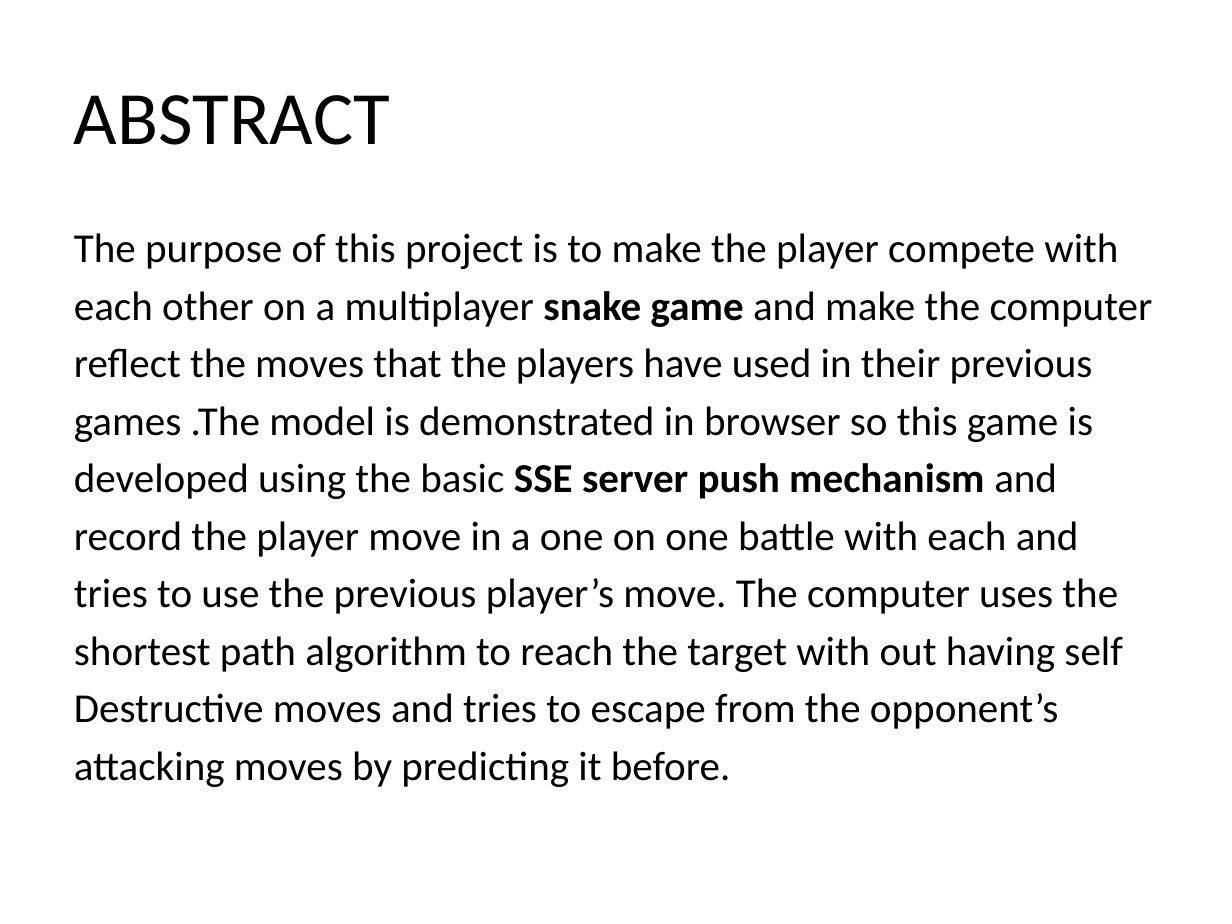
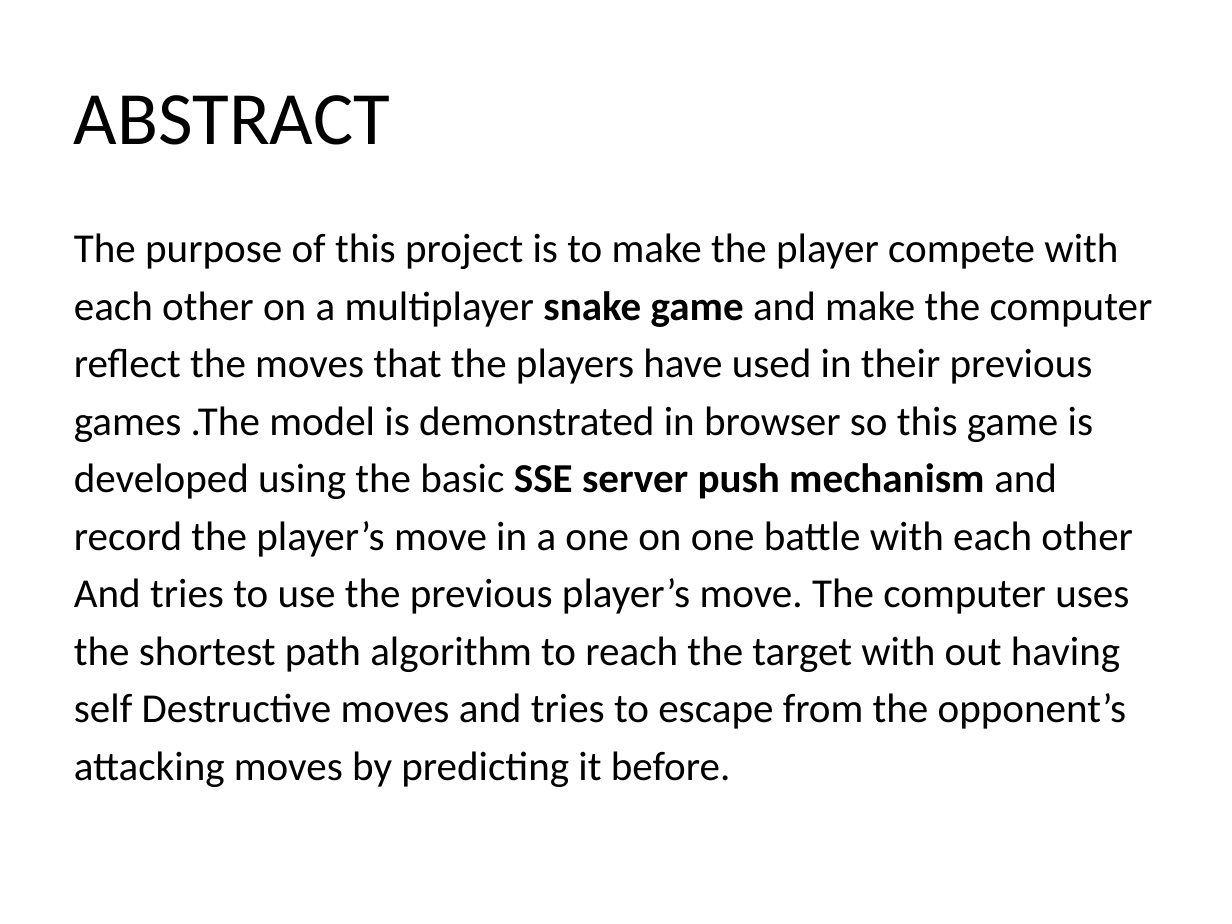
Before and after one commit to Greeny6092/Mini-Project-sem7-, a slide deck: slide 2 of presentation/AI BASED MULTIPLAYER SNAKE GAME(mini project).pptx. Drawn at 1232x924 pixels with LibreOffice and Linux fonts; fonts in the diff are those of the drawing. Boxes give left, top, right and bottom in pixels: in the first picture for what was removed or moved away, otherwise in the second. Text is boxed around its words. In the diff, an @@ line names an element or a change of style, - is before the commit and + after.

Commit message:
summa

```diff
--- a/presentation/AI BASED MULTIPLAYER SNAKE GAME(mini project).pptx
+++ b/presentation/AI BASED MULTIPLAYER SNAKE GAME(mini project).pptx
@@ text at [74,521,1133,729]: text changed @@
-record the player move in a one on one battle with each and
-tries to use the previous player’s move. The computer uses the
-shortest path algorithm to reach the target with out having self
-Destructive moves and tries to escape from the opponent’s
+record the player’s move in a one on one battle with each other
+And tries to use the previous player’s move. The computer uses
+the shortest path algorithm to reach the target with out having
+self Destructive moves and tries to escape from the opponent’s
```
